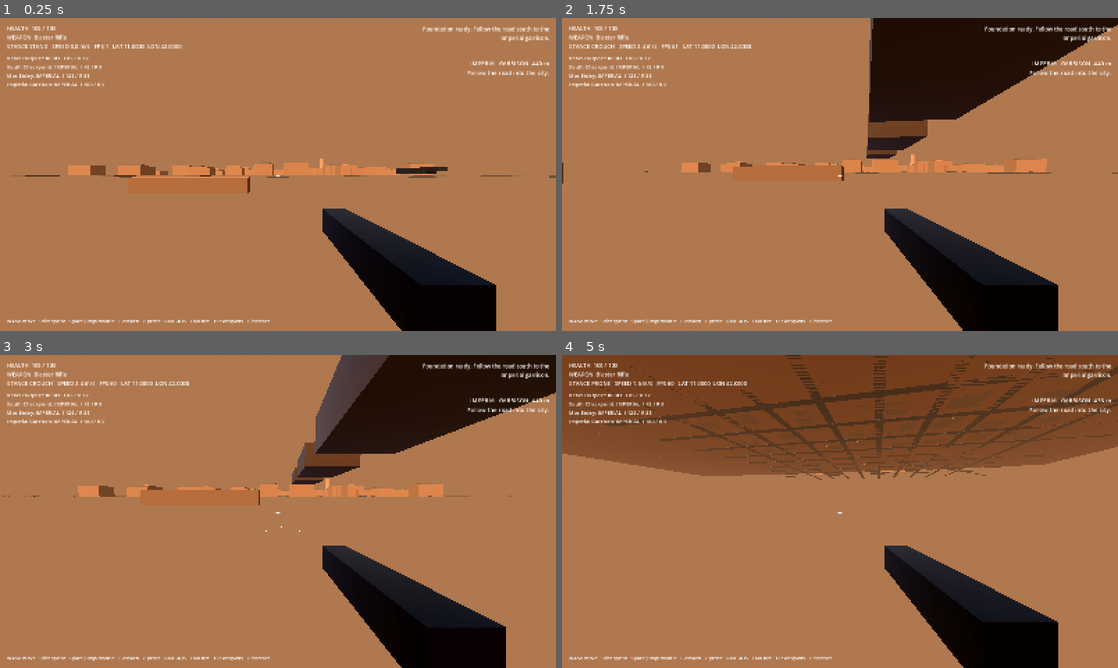
Above: before the commit, frames 1-4 (two rows, left to right).
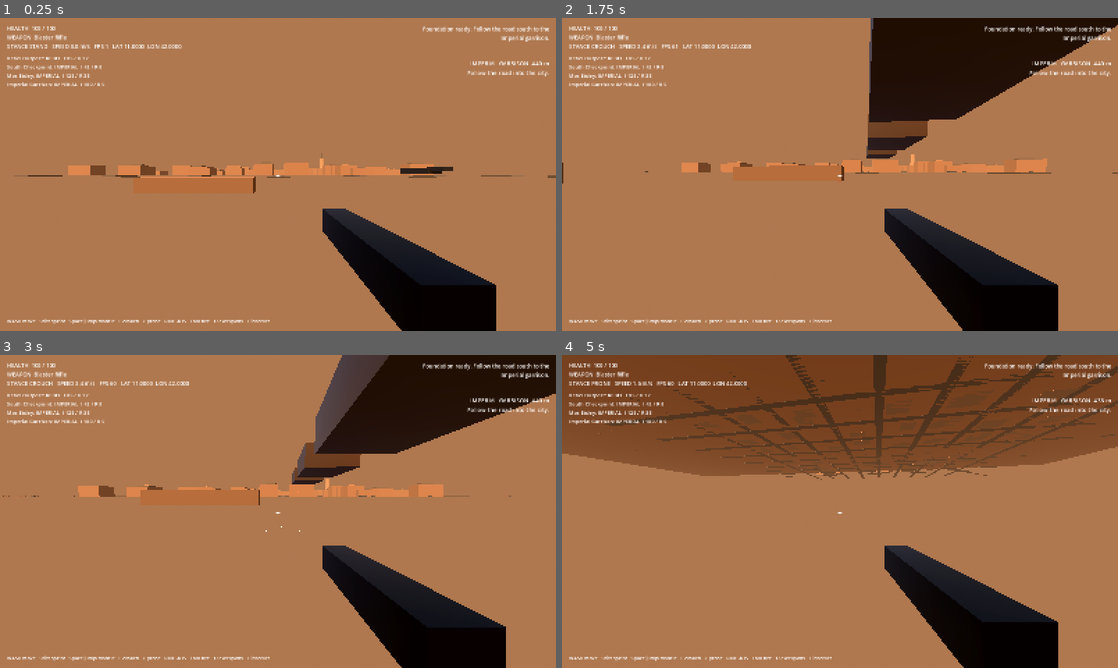
Above: after the commit, the same moments.

Repository: Deputy1389/far-horizon
Game: Godot game, scene res://game/scenes/main.tscn
The game is run twice, just before and just after one commit, with the same random seed, the same clock (stepped at 60 frames per second) and the same inputs.
Inputs (mouse positions are in pixels of both pictures, inside the frame that each line leads up to):
- Up to frame 1 (0.25 s): no input
- Up to frame 2 (1.75 s): move the mouse to (867, 174) at 0.52 s; hold Right mouse button (aim) 0.53-1.28 s; hold W (move_forward) from 0.53 s (still down); click (867, 174) at 0.67 s; tap Space (jump) at 0.77, 1.52 s; move the mouse to (812, 174) at 1.27 s; tap C (crouch) at 1.35 s
- Up to frame 3 (3 s): keep holding W (move_forward); move the mouse to (289, 505) at 2.02 s; press the mouse at (289, 505) at 2.03 s; move the mouse to (272, 517) at 2.77 s; release the mouse at (272, 517) at 2.78 s; tap E (interact) at 2.85 s; click (272, 517) at 2.92 s
- Up to frame 4 (5 s): keep holding W (move_forward); tap Space (jump) at 3.02, 3.77, 4.52 s; move the mouse to (878, 514) at 3.52 s; tap Z (prone) at 3.6 s; move the mouse to (795, 508) at 4.27 s; tap Shift (sprint) at 4.35 s

The runs differ from the first frame. In frame 1, 0.1% of the frame differs, in the area x 2-99%, y 43-56%; in frame 2, less than 0.1%; in frame 3, less than 0.1%; in frame 4, 2.5%, in the area x 1-100%, y 0-40%.

Commit message:
movement: keep FPS physics active through world bootstrap

Diff:
--- a/game/scripts/main.gd
+++ b/game/scripts/main.gd
@@ -74,7 +74,6 @@
 	player = FPSController.new()
 	add_child(player)
 	player.global_position = Vector3(0.0, 6.0, 0.0)
-	player.set_physics_process(false)
 	floating_origin.track(player)
 
 	# Strategic data owns the meaningful map coordinates. The physical world is
@@ -144,7 +143,6 @@
 		hud.set_capture_progress(capture_point.progress / maxf(capture_point.capture_seconds, 0.001), false)
 
 	_stage("Finalizing playable foundation...")
-	player.set_physics_process(true)
 	player.died.connect(_respawn_player)
 	strategy.event_logged.emit("Foundation ready. Follow the road south to the Imperial garrison.")
 	print("FOUNDATION_READY chunks=%d enemies=%d" % [planet.chunks.size(), squads.active_member_count()])
